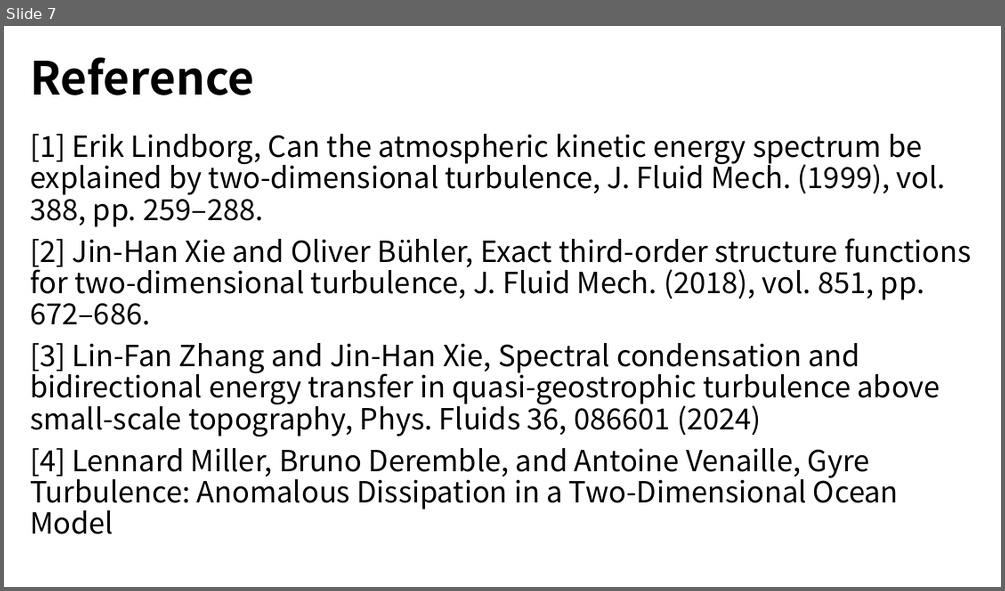
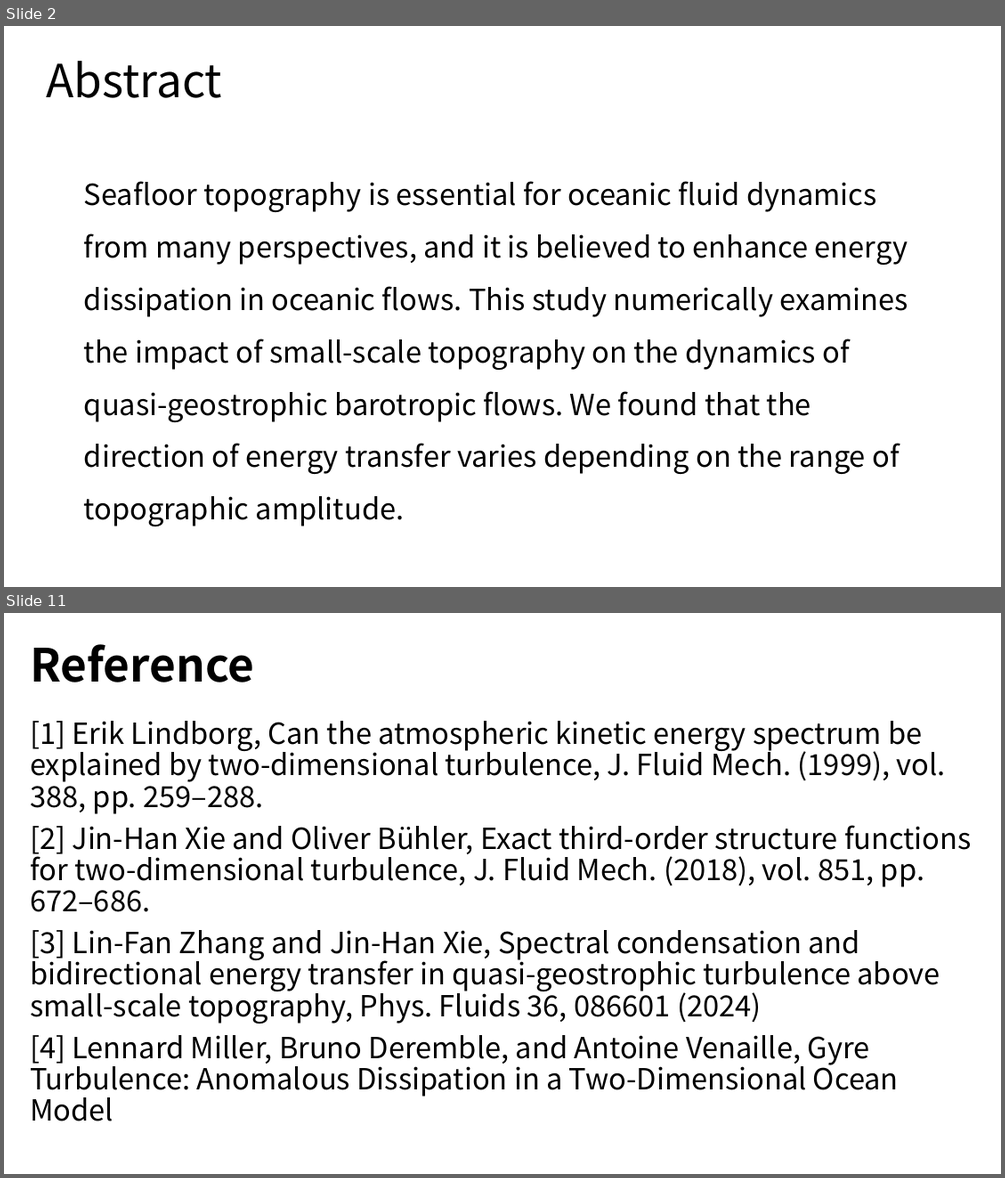
Before and after one commit to yangziang03/yangziang03.github.io, a slide deck: mypaper/thesis/Research1.pptx. Shown one above the other, each under a label of ours: slide 7 before the commit, slides 2 and 11 after it; the slides between them are not shown. The pictures are 1005x591 and 1005x1178 pixels, drawn with LibreOffice and Linux fonts; fonts in the diff are those of the drawing. Boxes give left, top, right and bottom in pixels: in the first picture for what was removed or moved away, otherwise in the second. Text is boxed around its words. In the diff, an @@ line names an element or a change of style, - is before the commit and + after.

```diff
--- a/mypaper/thesis/Research1.pptx
+++ b/mypaper/thesis/Research1.pptx
@@ slide 2 added at [4,26,1001,587], background #FFFFFF @@
@@ title added at [47,61,223,98], 44 pt, text #000000 @@
+Abstract
@@ text added at [84,181,908,474], 28 pt, text #000000 @@
+Seafloor topography is essential for oceanic fluid dynamics from many perspectives, and it is believed to enhance energy dissipation in oceanic flows. This study numerically examines the impact of small-scale topography on the dynamics of quasi-geostrophic barotropic flows. We found that the direction of energy transfer varies depending on the range of topographic amplitude.
@@ what was slide 7 is now slide 11 @@
```
Also in this commit, not shown: 1 slide changed, 8 other slides added, 5 slides removed, 1 other file.
